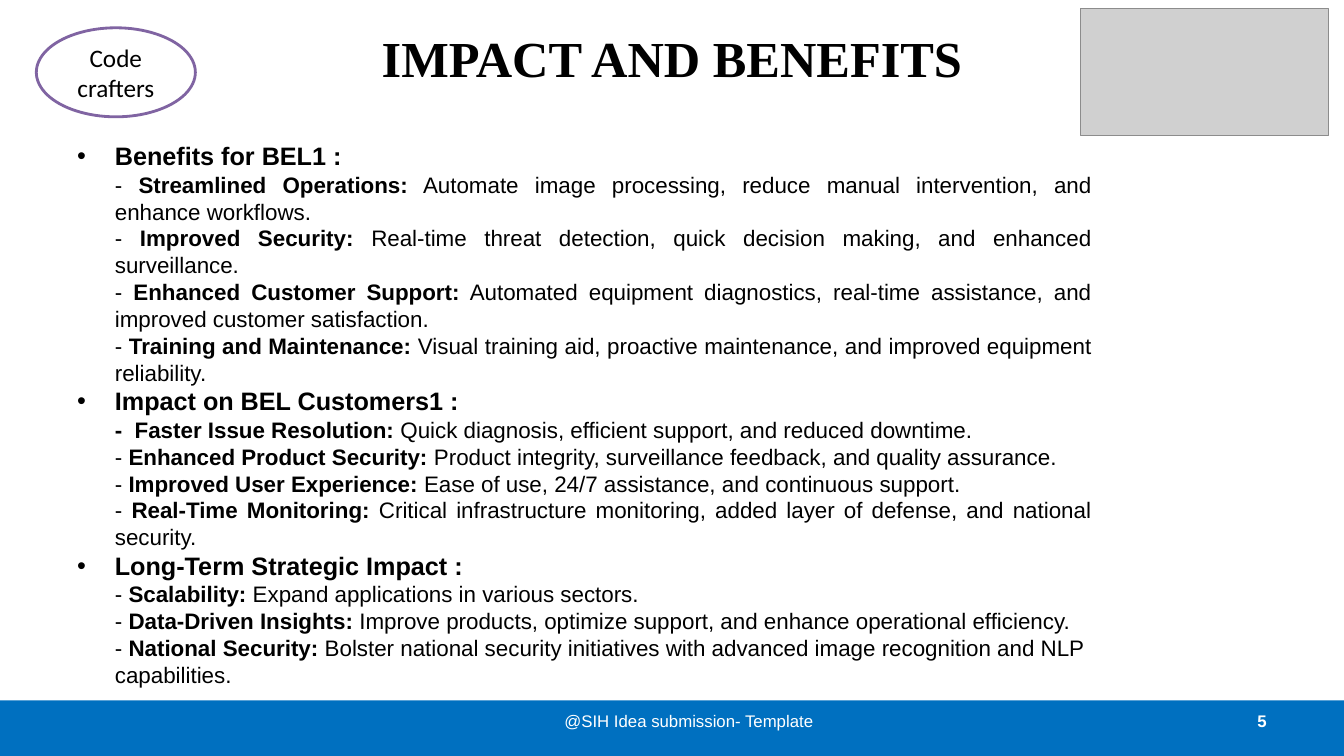
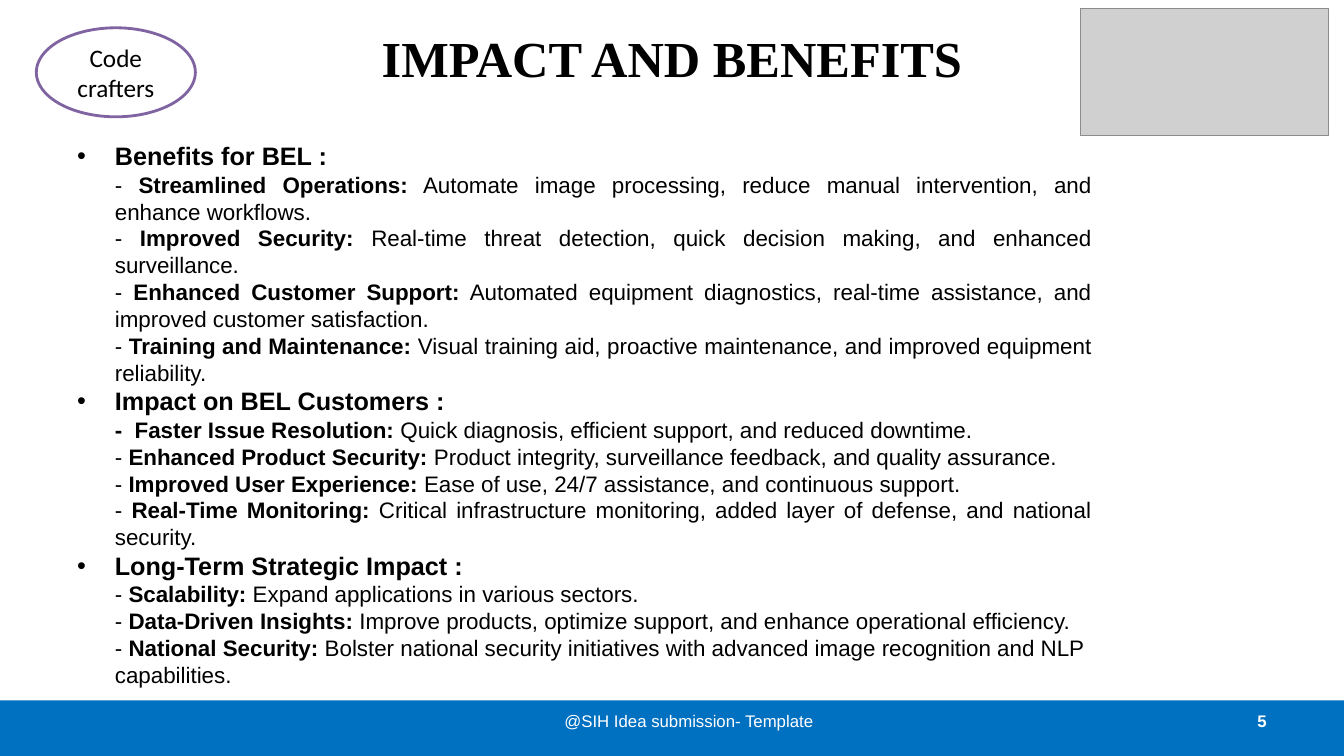
Before and after one commit to sandeeep-prajapati/Smart_india_hackathon_2024, a slide deck: slide 5 of 04_presentaion/our_ppt_presentaion_internal_hackathon.pptx. Drawn at 1344x756 pixels with LibreOffice and Linux fonts; fonts in the diff are those of the drawing; grey boxes stand for pictures. Boxes give left, top, right and bottom in pixels: in the first picture for what was removed or moved away, otherwise in the second. Text is boxed around its words. In the diff, an @@ line names an element or a change of style, - is before the commit and + after.

```diff
--- a/04_presentaion/our_ppt_presentaion_internal_hackathon.pptx
+++ b/04_presentaion/our_ppt_presentaion_internal_hackathon.pptx
@@ text at [115,146,312,166]: text changed @@
-• Benefits for BEL1 :
+• Benefits for BEL :
@@ text at [115,392,430,416]: text changed @@
-• Impact on BEL Customers1 :
+• Impact on BEL Customers :
```
Also in this commit, not shown: 2 other slides changed.
